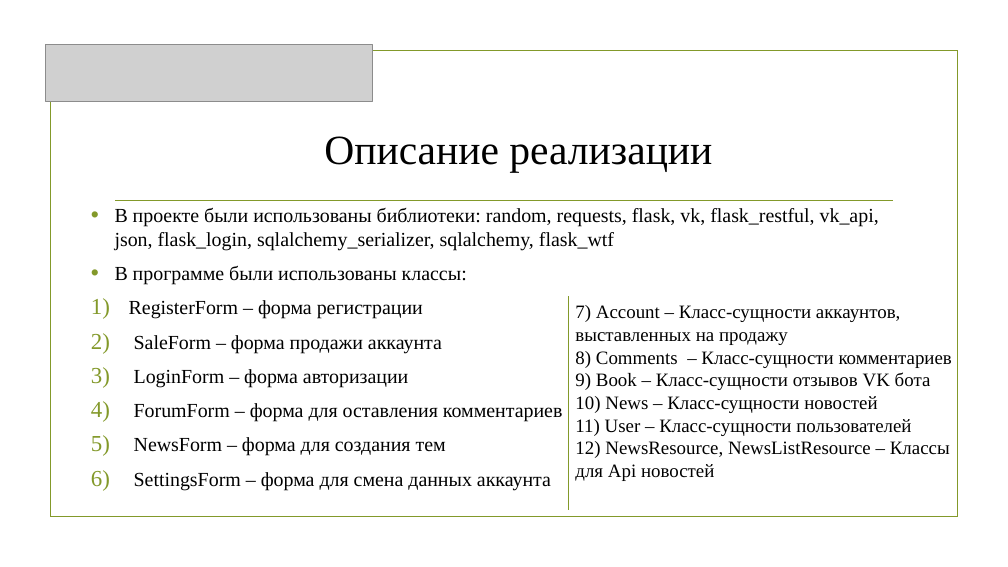
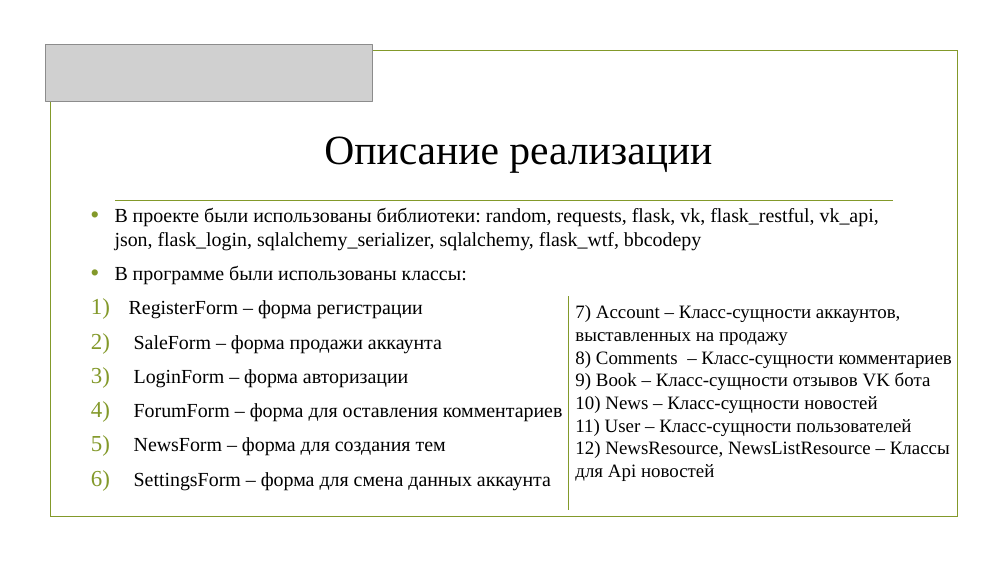
Before and after one commit to OhMyGodness123/WEB_SANYA_ANDREY, a slide deck: slide 4 of docs/Презентация.pptx. Drawn at 1008x567 pixels with LibreOffice and Linux fonts; fonts in the diff are those of the drawing; grey boxes stand for pictures; background and template pictures are left out. Boxes give left, top, right and bottom in pixels: in the first picture for what was removed or moved away, otherwise in the second. Text is boxed around its words. In the diff, an @@ line names an element or a change of style, - is before the commit and + after.

Commit message:
some changes presentation

```diff
--- a/docs/Презентация.pptx
+++ b/docs/Презентация.pptx
@@ text at [115,208,879,251]: text changed @@
-• В проекте были использованы библиотеки: random, requests, flask, vk, flask_restful, vk_api, json, flask_login, sqlalchemy_serializer, sqlalchemy, flask_wtf
+• В проекте были использованы библиотеки: random, requests, flask, vk, flask_restful, vk_api, json, flask_login, sqlalchemy_serializer, sqlalchemy, flask_wtf, bbcodepy
```
